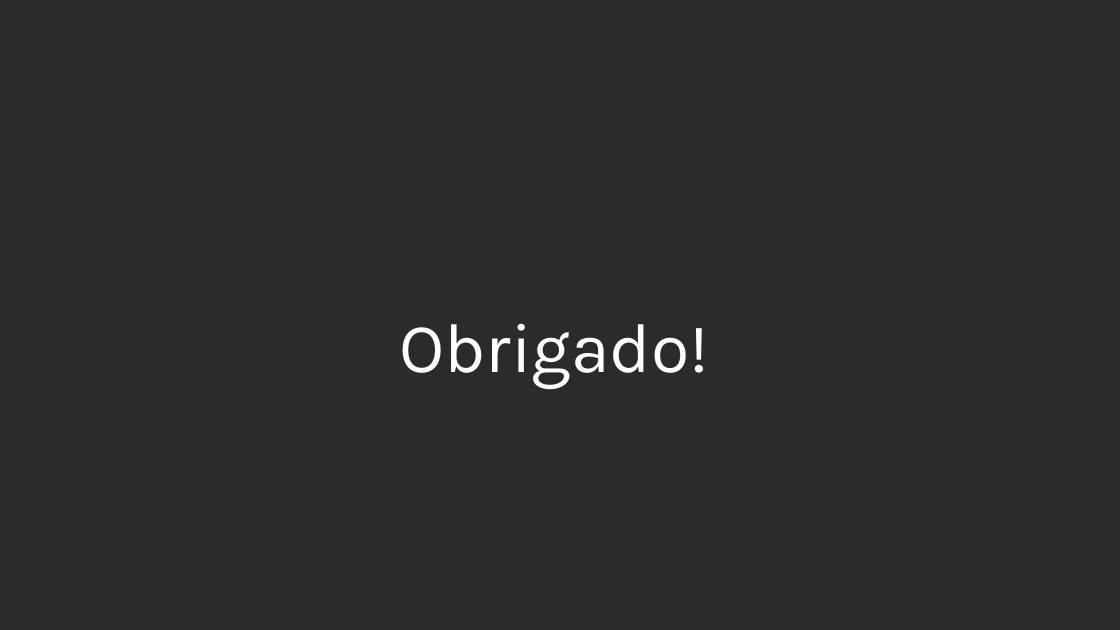
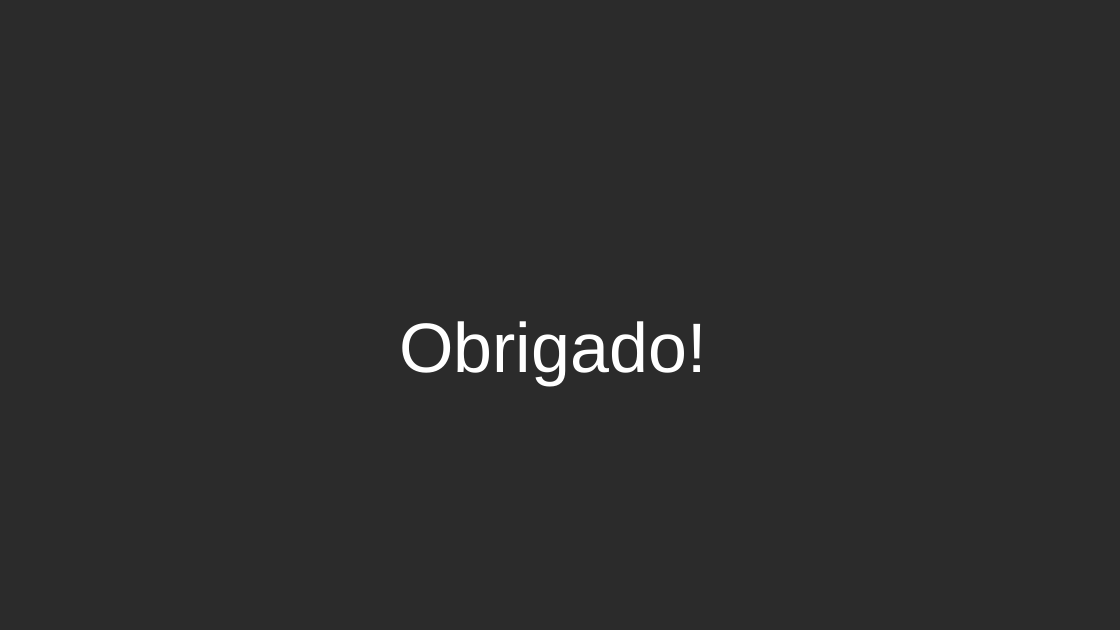
Before and after one commit to luantavarez9/hospital-seguro, a slide deck: slide 24 of entrega_acidente_GRU1/Apresentacao_Ocorrencia_Acidente_GRU_I.pptx. Drawn at 1120x630 pixels with LibreOffice and Linux fonts; fonts in the diff are those of the drawing; background and template pictures are left out; a plain dark background stands for a picture behind light text. Boxes give left, top, right and bottom in pixels: in the first picture for what was removed or moved away, otherwise in the second. Text is boxed around its words. In the diff, an @@ line names an element or a change of style, - is before the commit and + after.

```diff
--- a/entrega_acidente_GRU1/Apresentacao_Ocorrencia_Acidente_GRU_I.pptx
+++ b/entrega_acidente_GRU1/Apresentacao_Ocorrencia_Acidente_GRU_I.pptx
@@ title "Obrigado!" at [399,321,706,385]: font Karla to Arial @@
```
Also in this commit, not shown: 23 other slides changed, 31 other files.
